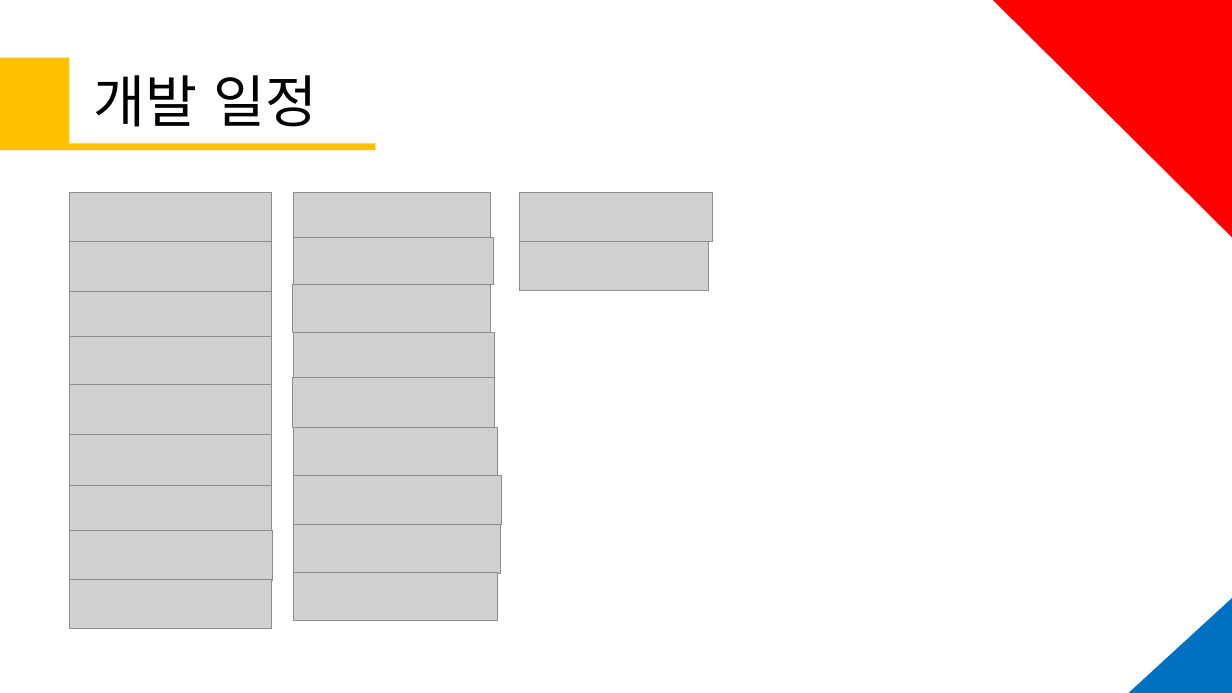
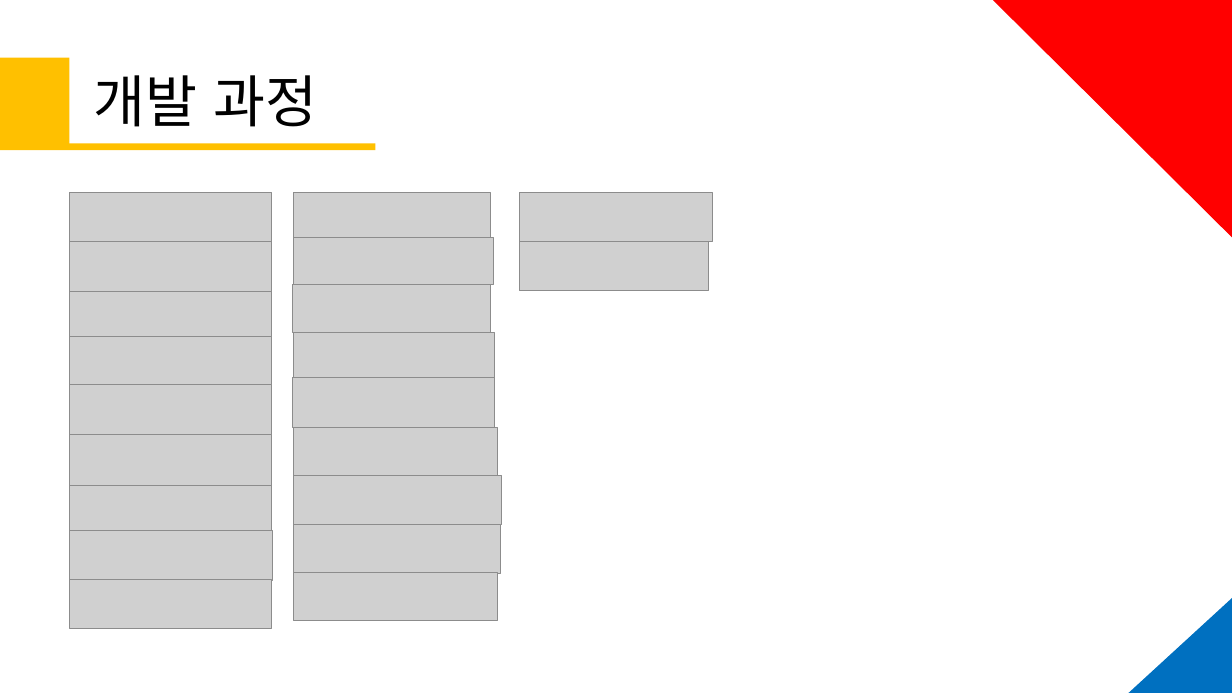
Before and after one commit to KU-t/1920-thesis, a slide deck: slide 12 of 학교 제출/졸업작품 최종발표/2014132002 구태균 최종발표_ver.01.pptx. Drawn at 1232x693 pixels with LibreOffice and Linux fonts; fonts in the diff are those of the drawing; grey boxes stand for pictures. Boxes give left, top, right and bottom in pixels: in the first picture for what was removed or moved away, otherwise in the second. Text is boxed around its words. In the diff, an @@ line names an element or a change of style, - is before the commit and + after.

```diff
--- a/학교 제출/졸업작품 최종발표/2014132002 구태균 최종발표_ver.01.pptx
+++ b/학교 제출/졸업작품 최종발표/2014132002 구태균 최종발표_ver.01.pptx
@@ title at box(94, 75, 318, 127): text changed @@
-개발 일정
+개발 과정
```
Also in this commit, not shown: 4 other slides changed, 2 other files.
